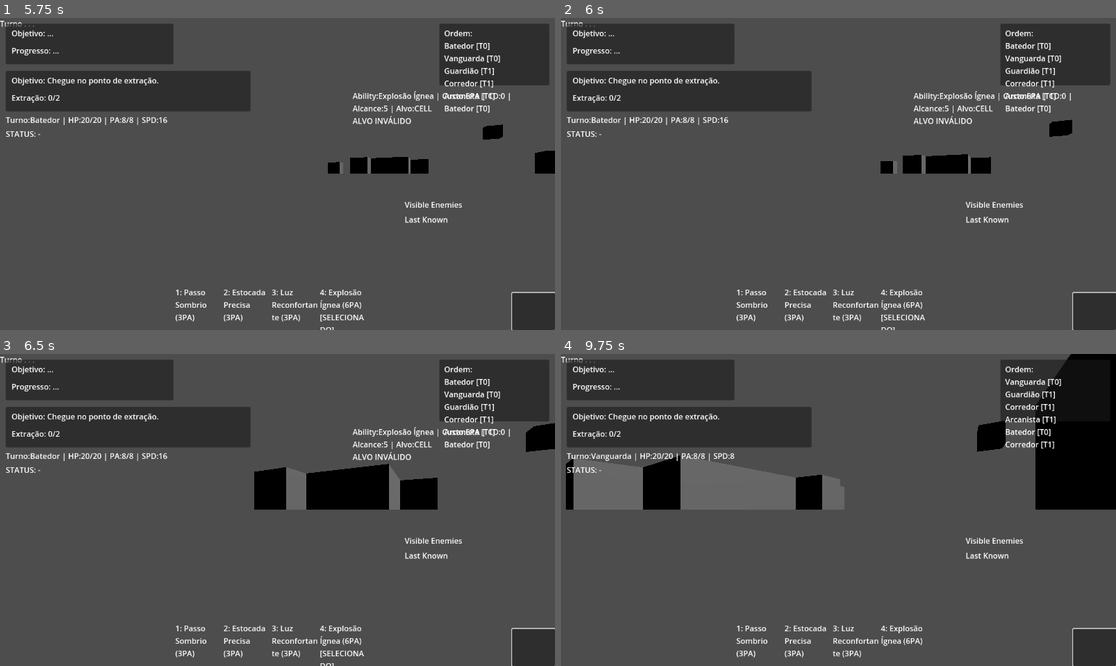
Above: before the commit, frames 1-4 (two rows, left to right).
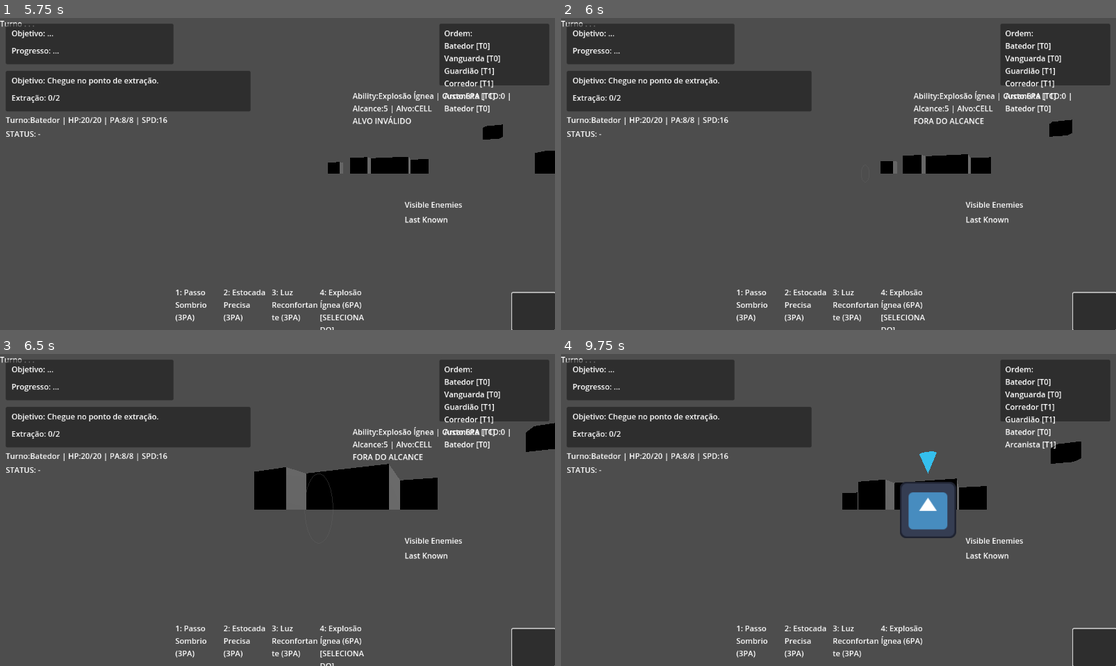
Above: after the commit, the same moments.

Repository: andrecc2507/JOGO
Game: Godot game, scene res://scene/main.tscn
Same seed, same stepped clock (60 frames per second), same inputs: the game is played once before the commit and once after it. The engine's default icon, where the game draws it, is replaced by a stand-in: a white triangle on a blue panel in a dark square.
Inputs (mouse positions are in pixels of both pictures, inside the frame that each line leads up to):
- Up to frame 1 (5.75 s): click (532, 311) at 0.5 s; tap Enter at 1.25 s; move the mouse to (399, 158) at 1.27 s; hold D 1.28-2.03 s; hold Q 1.28-2.03 s; click (399, 158) at 1.42 s; move the mouse to (166, 189) at 2.02 s; hold S 2.03-2.78 s; tap E at 2.1 s; click (166, 189) at 2.17 s; move the mouse to (333, 105) at 2.77 s; hold D 2.78-3.53 s; tap 1 at 2.85 s; click (333, 105) at 2.92 s; move the mouse to (249, 236) at 3.52 s; hold W 3.53-4.28 s; tap 2 at 3.6 s; click (249, 236) at 3.67 s; move the mouse to (444, 220) at 4.27 s; hold A from 4.28 s (still down); tap 3 at 4.35 s; click (444, 220) at 4.42 s; move the mouse to (111, 127) at 5.02 s; tap 4 at 5.1 s; click (111, 127) at 5.17 s
- Up to frame 2 (6 s): move the mouse to (866, 174) at 5.77 s; release A at 5.78 s; hold S from 5.78 s (still down); hold Shift from 5.78 s (still down); click (866, 174) at 5.92 s
- Up to frame 3 (6.5 s): keep holding S; keep holding Shift
- Up to frame 4 (9.75 s): move the mouse to (755, 432) at 6.52 s; release S at 6.53 s; release Shift at 6.53 s; hold D 6.53-7.28 s; tap one key every 0.75 s from 6.6 s: C Tab O 0 Q; click (755, 432) at 6.67 s; move the mouse to (960, 494) at 7.27 s; hold W 7.28-8.03 s; click (960, 494) at 7.42 s; move the mouse to (727, 525) at 8.02 s; hold D 8.03-8.78 s; click (727, 525) at 8.17 s; move the mouse to (894, 441) at 8.77 s; hold S 8.78-9.53 s; click (894, 441) at 8.92 s; move the mouse to (810, 572) at 9.52 s; hold A from 9.53 s (still down); click (810, 572) at 9.67 s

Frame 1 is identical in both runs. In frame 2, 0.2% of the frame differs, in the area x 63-77%, y 31-35%; in frame 3, 0.2%; in frame 4, 17%, in the area x 0-100%, y 0-60%.

Commit message:
Let HUD panels pass mouse input

Diff:
--- a/scripts/tactical/tactical_controller.gd
+++ b/scripts/tactical/tactical_controller.gd
@@ -264,6 +264,7 @@
 	var existing = get_node_or_null("../UI") as Control
 	if existing != null:
 		ui_root = existing
+		ui_root.mouse_filter = Control.MOUSE_FILTER_PASS
 		return
 	var layer := CanvasLayer.new()
 	layer.name = "GeneratedUI"
@@ -275,6 +276,7 @@
 	root.offset_top = 0
 	root.offset_right = 0
 	root.offset_bottom = 0
+	root.mouse_filter = Control.MOUSE_FILTER_PASS
 	layer.add_child(root)
 	ui_root = root
 
@@ -287,6 +289,7 @@
 		_hud_root.name = "HUD"
 		ui_root.add_child(_hud_root)
 	if _hud_root != null:
+		_hud_root.mouse_filter = Control.MOUSE_FILTER_PASS
 		_hud_root.set_anchors_preset(Control.PRESET_FULL_RECT)
 		_hud_root.offset_left = 0
 		_hud_root.offset_top = 0
@@ -299,6 +302,7 @@
 		_hud_top_left.name = "HudTopLeft"
 		_hud_root.add_child(_hud_top_left)
 	if _hud_top_left != null:
+		_hud_top_left.mouse_filter = Control.MOUSE_FILTER_PASS
 		_hud_top_left.anchor_left = 0.0
 		_hud_top_left.anchor_right = 0.0
 		_hud_top_left.anchor_top = 0.0
@@ -315,6 +319,7 @@
 		_hud_top_right.name = "HudTopRight"
 		_hud_root.add_child(_hud_top_right)
 	if _hud_top_right != null:
+		_hud_top_right.mouse_filter = Control.MOUSE_FILTER_PASS
 		_hud_top_right.anchor_left = 1.0
 		_hud_top_right.anchor_right = 1.0
 		_hud_top_right.anchor_top = 0.0
@@ -331,6 +336,7 @@
 		_hud_bottom_left.name = "HudBottomLeft"
 		_hud_root.add_child(_hud_bottom_left)
 	if _hud_bottom_left != null:
+		_hud_bottom_left.mouse_filter = Control.MOUSE_FILTER_PASS
 		_hud_bottom_left.anchor_left = 0.0
 		_hud_bottom_left.anchor_right = 0.0
 		_hud_bottom_left.anchor_top = 1.0
@@ -347,6 +353,7 @@
 		_hud_bottom_center.name = "HudBottomCenter"
 		_hud_root.add_child(_hud_bottom_center)
 	if _hud_bottom_center != null:
+		_hud_bottom_center.mouse_filter = Control.MOUSE_FILTER_PASS
 		_hud_bottom_center.anchor_left = 0.5
 		_hud_bottom_center.anchor_right = 0.5
 		_hud_bottom_center.anchor_top = 1.0
@@ -362,6 +369,7 @@
 		_hud_bottom_right.name = "HudBottomRight"
 		_hud_root.add_child(_hud_bottom_right)
 	if _hud_bottom_right != null:
+		_hud_bottom_right.mouse_filter = Control.MOUSE_FILTER_PASS
 		_hud_bottom_right.anchor_left = 1.0
 		_hud_bottom_right.anchor_right = 1.0
 		_hud_bottom_right.anchor_top = 1.0
@@ -391,6 +399,7 @@
 		ui_label.name = "TurnLabel"
 		ui_root.add_child(ui_label)
 	if ui_label != null:
+		ui_label.mouse_filter = Control.MOUSE_FILTER_IGNORE
 		if _hud_top_left != null:
 			_reparent_control(ui_label, _hud_top_left)
 		ui_label.anchor_left = 0.0
@@ -410,6 +419,7 @@
 		aim_label.name = "AimLabel"
 		ui_root.add_child(aim_label)
 	if aim_label != null:
+		aim_label.mouse_filter = Control.MOUSE_FILTER_IGNORE
 		if _hud_top_right != null:
 			_reparent_control(aim_label, _hud_top_right)
 		aim_label.anchor_left = 0.0
@@ -1470,6 +1480,8 @@
 		mission_panel = Panel.new()
 		mission_panel.name = "MissionPanel"
 		ui.add_child(mission_panel)
+	if mission_panel != null:
+		mission_panel.mouse_filter = Control.MOUSE_FILTER_PASS
 	if _hud_top_left != null:
 		_reparent_control(mission_panel, _hud_top_left)
 		_hud_top_left.move_child(mission_panel, 0)
@@ -1502,6 +1514,8 @@
 		mission_objective_label.size = Vector2(330, 32)
 		mission_objective_label.autowrap_mode = TextServer.AUTOWRAP_WORD_SMART
 		mission_panel.add_child(mission_objective_label)
+	if mission_objective_label != null:
+		mission_objective_label.mouse_filter = Control.MOUSE_FILTER_IGNORE
 
 	mission_progress_label = mission_panel.get_node_or_null("ProgressLabel") as Label
 	if mission_progress_label == null:
@@ -1511,6 +1525,8 @@
 		mission_progress_label.size = Vector2(330, 32)
 		mission_progress_label.autowrap_mode = TextServer.AUTOWRAP_WORD_SMART
 		mission_panel.add_child(mission_progress_label)
+	if mission_progress_label != null:
+		mission_progress_label.mouse_filter = Control.MOUSE_FILTER_IGNORE
 
 	end_screen = ui.get_node_or_null("EndScreen") as Control
 	if end_screen == null:
@@ -1526,6 +1542,8 @@
 		end_screen.offset_bottom = 120
 		end_screen.visible = false
 		ui.add_child(end_screen)
+	if end_screen != null:
+		end_screen.mouse_filter = Control.MOUSE_FILTER_PASS
 
 	end_title_label = end_screen.get_node_or_null("TitleLabel") as Label
 	if end_title_label == null:
@@ -1542,6 +1560,8 @@
 		end_title_label.offset_right = 140
 		end_title_label.offset_bottom = 48
 		end_screen.add_child(end_title_label)
+	if end_title_label != null:
+		end_title_label.mouse_filter = Control.MOUSE_FILTER_IGNORE
 
 	end_reason_label = end_screen.get_node_or_null("ReasonLabel") as Label
 	if end_reason_label == null:
@@ -1559,6 +1579,8 @@
 		end_reason_label.offset_bottom = 92
 		end_reason_label.autowrap_mode = TextServer.AUTOWRAP_WORD_SMART
 		end_screen.add_child(end_reason_label)
+	if end_reason_label != null:
+		end_reason_label.mouse_filter = Control.MOUSE_FILTER_IGNORE
 
 	restart_button = end_screen.get_node_or_null("RestartButton") as Button
 	if restart_button == null:
@@ -2758,10 +2780,13 @@
 		_log_panel.offset_right = 0
 		_log_panel.offset_top = 0
 		_log_panel.offset_bottom = 0
+		_log_panel.mouse_filter = Control.MOUSE_FILTER_PASS
 		if _hud_bottom_left != null:
 			_hud_bottom_left.add_child(_log_panel)
 		else:
 			ui.add_child(_log_panel)
+	if _log_panel != null:
+		_log_panel.mouse_filter = Control.MOUSE_FILTER_PASS
 	if _hud_bottom_left != null:
 		_reparent_control(_log_panel, _hud_bottom_left)
 
@@ -2779,6 +2804,8 @@
 		_log_scroll.offset_bottom = -6
 		_log_scroll.horizontal_scroll_mode = ScrollContainer.SCROLL_MODE_DISABLED
 		_log_panel.add_child(_log_scroll)
+	if _log_scroll != null:
+		_log_scroll.mouse_filter = Control.MOUSE_FILTER_PASS
 
 	_log_label = _log_scroll.get_node_or_null("LogLabel") as RichTextLabel
 	if _log_label == null:
@@ -2790,6 +2817,8 @@
 		_log_label.autowrap_mode = TextServer.AUTOWRAP_WORD_SMART
 		_log_label.size_flags_horizontal = Control.SIZE_EXPAND_FILL
 		_log_scroll.add_child(_log_label)
+	if _log_label != null:
+		_log_label.mouse_filter = Control.MOUSE_FILTER_IGNORE
 	_update_log_ui()
 
 func _update_log_ui() -> void:
@@ -2816,10 +2845,13 @@
 		_status_label.offset_top = 0
 		_status_label.offset_bottom = 24
 		_status_label.autowrap_mode = TextServer.AUTOWRAP_WORD_SMART
+		_status_label.mouse_filter = Control.MOUSE_FILTER_IGNORE
 		if _hud_top_left != null:
 			_hud_top_left.add_child(_status_label)
 		else:
 			ui.add_child(_status_label)
+	if _status_label != null:
+		_status_label.mouse_filter = Control.MOUSE_FILTER_IGNORE
 	if _hud_top_left != null:
 		_reparent_control(_status_label, _hud_top_left)
 	_update_status_ui(null)
@@ -2843,7 +2875,10 @@
 		_hint_label.horizontal_alignment = HORIZONTAL_ALIGNMENT_CENTER
 		_hint_label.vertical_alignment = VERTICAL_ALIGNMENT_CENTER
 		_hint_label.autowrap_mode = TextServer.AUTOWRAP_WORD_SMART
+		_hint_label.mouse_filter = Control.MOUSE_FILTER_IGNORE
 		ui.add_child(_hint_label)
+	if _hint_label != null:
+		_hint_label.mouse_filter = Control.MOUSE_FILTER_IGNORE
 	_hint_label.visible = false
 
 	_hint_timer = ui.get_node_or_null("HintTimer") as Timer
@@ -2895,6 +2930,7 @@
 		_turn_panel.name = "TurnOrderPanel"
 		ui.add_child(_turn_panel)
 	if _turn_panel != null:
+		_turn_panel.mouse_filter = Control.MOUSE_FILTER_PASS
 		_turn_panel.anchor_left = 1.0
 		_turn_panel.anchor_right = 1.0
 		_turn_panel.anchor_top = 0.0
@@ -2912,6 +2948,8 @@
 		_turn_label.size = Vector2(210, 110)
 		_turn_label.autowrap_mode = TextServer.AUTOWRAP_WORD_SMART
 		_turn_panel.add_child(_turn_label)
+	if _turn_label != null:
+		_turn_label.mouse_filter = Control.MOUSE_FILTER_IGNORE
 	_update_turn_order_ui()
 
 func _ensure_enemies_panel() -> void:
@@ -2930,6 +2968,7 @@
 	if _enemies_panel != null:
 		if _hud_bottom_right != null:
 			_reparent_control(_enemies_panel, _hud_bottom_right)
+		_enemies_panel.mouse_filter = Control.MOUSE_FILTER_PASS
 		_enemies_panel.anchor_left = 0.0
 		_enemies_panel.anchor_right = 1.0
 		_enemies_panel.anchor_top = 0.0
@@ -2953,6 +2992,8 @@
 		root.offset_bottom = -8
 		root.add_theme_constant_override("separation", 4)
 		_enemies_panel.add_child(root)
+	if root != null:
+		root.mouse_filter = Control.MOUSE_FILTER_PASS
 
 	var in_los_label = root.get_node_or_null("InLosLabel") as Label
 	if in_los_label == null:
@@ -2960,6 +3001,8 @@
 		in_los_label.name = "InLosLabel"
 		in_los_label.text = "Visible Enemies"
 		root.add_child(in_los_label)
+	if in_los_label != null:
+		in_los_label.mouse_filter = Control.MOUSE_FILTER_IGNORE
 
 	_enemies_in_los_list = root.get_node_or_null("InLosList") as VBoxContainer
 	if _enemies_in_los_list == null:
@@ -2973,6 +3016,8 @@
 		last_known_label.name = "LastKnownLabel"
 		last_known_label.text = "Last Known"
 		root.add_child(last_known_label)
+	if last_known_label != null:
+		last_known_label.mouse_filter = Control.MOUSE_FILTER_IGNORE
 
 	_enemies_last_known_list = root.get_node_or_null("LastKnownList") as VBoxContainer
 	if _enemies_last_known_list == null:
@@ -2991,6 +3036,7 @@
 		_confirm_panel.name = "ActionConfirmPanel"
 		ui.add_child(_confirm_panel)
 	if _confirm_panel != null:
+		_confirm_panel.mouse_filter = Control.MOUSE_FILTER_PASS
 		_confirm_panel.anchor_left = 0.5
 		_confirm_panel.anchor_right = 0.5
 		_confirm_panel.anchor_top = 1.0
@@ -3009,6 +3055,8 @@
 		_confirm_label.size = Vector2(376, 28)
 		_confirm_label.autowrap_mode = TextServer.AUTOWRAP_WORD_SMART
 		_confirm_panel.add_child(_confirm_label)
+	if _confirm_label != null:
+		_confirm_label.mouse_filter = Control.MOUSE_FILTER_IGNORE
 
 	var buttons = _confirm_panel.get_node_or_null("ConfirmButtons") as HBoxContainer
 	if buttons == null:
@@ -3018,6 +3066,8 @@
 		buttons.size = Vector2(376, 24)
 		buttons.add_theme_constant_override("separation", 8)
 		_confirm_panel.add_child(buttons)
+	if buttons != null:
+		buttons.mouse_filter = Control.MOUSE_FILTER_PASS
 
 	_confirm_button = buttons.get_node_or_null("ConfirmButton") as Button
 	if _confirm_button == null:
@@ -3047,6 +3097,7 @@
 		_body_target_panel.name = "BodyTargetPanel"
 		ui_root.add_child(_body_target_panel)
 	if _body_target_panel != null:
+		_body_target_panel.mouse_filter = Control.MOUSE_FILTER_PASS
 		_body_target_panel.anchor_left = 1.0
 		_body_target_panel.anchor_right = 1.0
 		_body_target_panel.anchor_top = 0.0
@@ -3064,6 +3115,8 @@
 		_body_target_title.position = Vector2(12, 8)
 		_body_target_title.size = Vector2(280, 20)
 		_body_target_panel.add_child(_body_target_title)
+	if _body_target_title != null:
+		_body_target_title.mouse_filter = Control.MOUSE_FILTER_IGNORE
 
 	_body_target_list = _body_target_panel.get_node_or_null("BodyTargetList") as VBoxContainer
 	if _body_target_list == null:
@@ -3073,6 +3126,8 @@
 		_body_target_list.size = Vector2(280, 200)
 		_body_target_list.add_theme_constant_override("separation", 6)
 		_body_target_panel.add_child(_body_target_list)
+	if _body_target_list != null:
+		_body_target_list.mouse_filter = Control.MOUSE_FILTER_PASS
 
 func _update_enemies_panel(active_unit: Unit) -> void:
 	if _enemies_panel == null or _enemies_in_los_list == null or _enemies_last_known_list == null:
